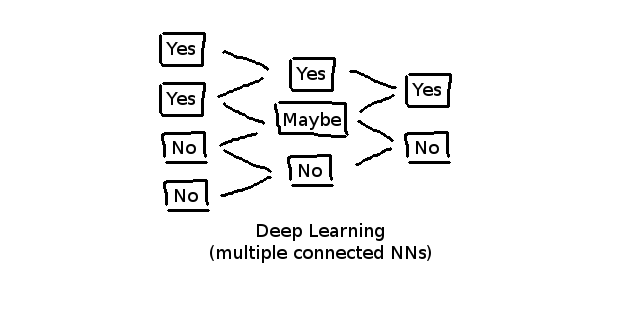
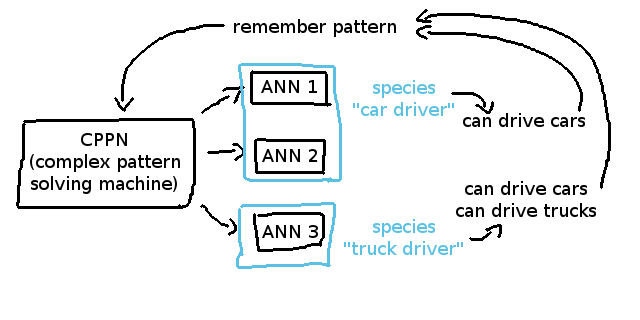
Layered file, before and after one edit (640px x 320px). Changes by layer:
added layer "neat-history" above "neat" over [16, 9, 611, 269]
hid "deep-learning" over [159, 32, 452, 263]
